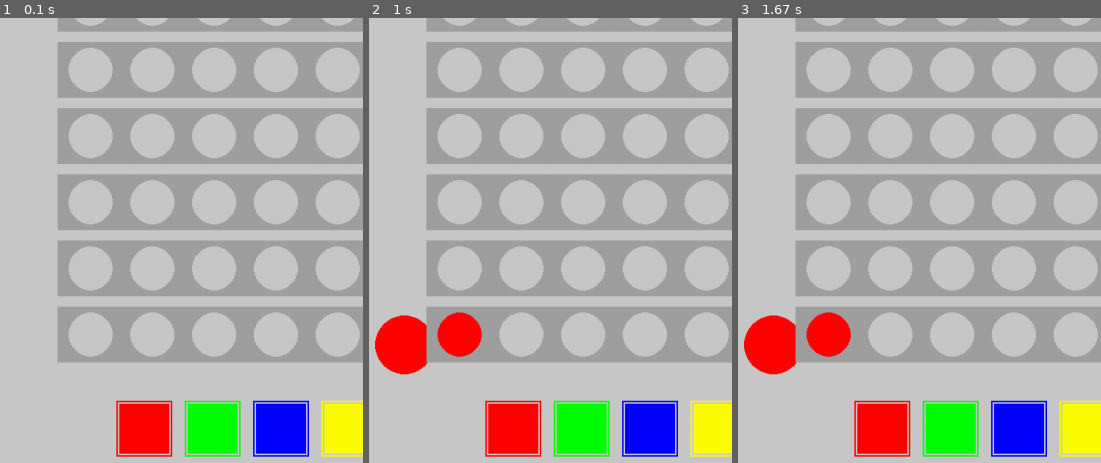
Above: before the commit, frames 1-3 (left to right).
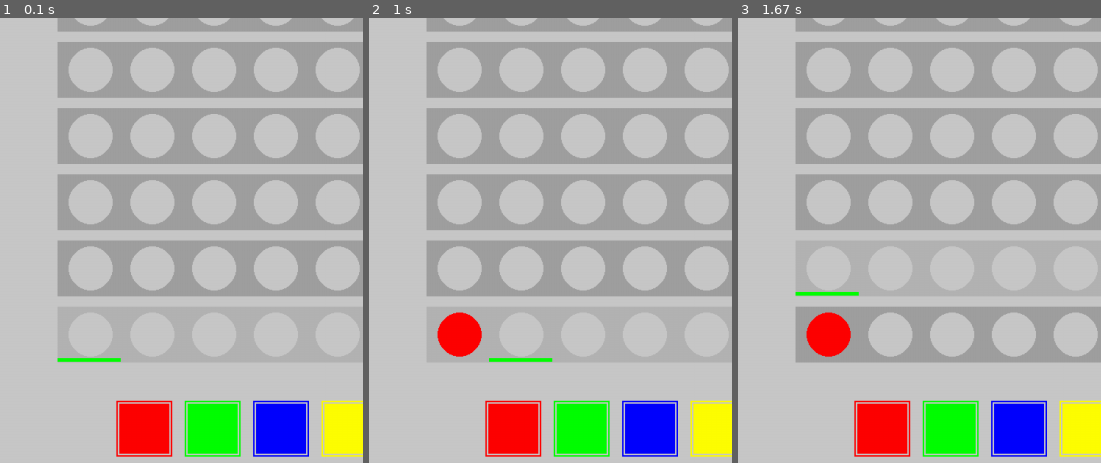
Above: after the commit, the same moments.

Repository: tomjavamiller/pygame_mm
Game: pygame game, started from draw.py
Two runs of this game, one before a commit and one after it. Both use one fixed random seed, a clock stepped at 60 frames per second and the inputs below.
Inputs (mouse positions are % of the whole screen's width and height, from its top left):
- Up to frame 1 (0.1 s): no input
- Up to frame 2 (1 s): click (12, 86) at 0.38 s; click (20, 96) at 0.72 s
- Up to frame 3 (1.67 s): press the mouse at (49, 32) at 1.03 s; move the mouse to (72, 60) at 1.13 s; release the mouse at (94, 88) at 1.27 s; press the mouse at (10, 96) at 1.37 s; move the mouse to (26, 81) at 1.47 s; release the mouse at (42, 66) at 1.6 s
The pictures show only the part of the screen within x 0-50%, y 50-100%; the shares and areas given below are measured in that part.

The runs differ from the first frame. In frame 1, 0.2% of the frame differs, in the area x 15-34%, y 76-78%; in frame 2, 1.8%; in frame 3, 1.8%, in the area x 1-34%, y 61-81%.

Commit message:
add currPos and currRow

Diff:
--- a/draw.py
+++ b/draw.py
@@ -23,8 +23,13 @@
 WINDOWWIDTH = int(640 * SIZE_MULTI)
 WINDOWHEIGHT = int(720 * SIZE_MULTI)
 boxSize = MEDIUMBOXSIZE
+MARGEN_LEFT   = 100
+MARGEN_TOP    = 20
+
 pegGAPSIZE = int(10 * SIZE_MULTI)
 pegSIZE = int(45 * SIZE_MULTI)
+ROW_SIZE = int(53 * SIZE_MULTI)
+
 EASY = 0   # arbitrary but unique value
 MEDIUM = 1 # arbitrary but unique value
 HARD = 2   # arbitrary but unique value
@@ -46,12 +51,13 @@
 BLUE     = (  0,   0, 255)
 YELLOW   = (255, 255,   0)
 ORANGE   = (255, 128,   0)
-# PURPLE = (255,   0, 255)
 PURPLE   = (138,  43, 226)
 BTGREEN  = (204, 255,   0)
 
 bgColor  = (200, 200, 200)
 rowBgColor=(160, 160, 160)
+#rowBgCSel=(160, 160, 160)
+checkColor=(180, 180, 180)
 
 pegColors = (bgColor, RED, GREEN, BLUE, YELLOW, ORANGE, PURPLE, BTGREEN, BLACK, WHITE)
 pegColorStrs = ("00", "RD", "GR", "BL", "YW", "OR", "PR", "BG", "BK", "WH")
@@ -59,8 +65,11 @@
 
 def main():
     global FPSCLOCK, DISPLAYSURF, LOGOIMAGE, SPOTIMAGE, SETTINGSIMAGE, SETTINGSBUTTONIMAGE, RESETBUTTONIMAGE, A_GUESS
-    global dummyCurrentNum
-    dummyCurrentNum = 0
+    global currRow, currPos
+
+    currRow=0
+    currPos=0
+
     A_GUESS = [0, 0, 0, 0, 0]
 
     # create the blank board
@@ -89,15 +98,20 @@
     mousey = 0
 
     DISPLAYSURF.fill(bgColor)
+    pygame.font.init()
+    font = pygame.font.Font(pygame.font.get_default_font(), 36)
+    #text_surface, rect = font.render("Hello World!", (0, 0, 0))
+
     drawBoard(theBoard)
 
     while True: # main game loop
         pegClicked = None
+        rowPosClicked = None
         resetGame = False
 
         # Draw the screen.
         # DISPLAYSURF.fill(bgColor)
-        drawpegs()
+        drawColorChoices()
 
         pygame.display.update()
         FPSCLOCK.tick(FPS)
@@ -108,6 +122,11 @@
                 mousex, mousey = event.pos
                 # check if a palette button was clicked
                 pegClicked = getColorOfPaletteAt(mousex, mousey)
+
+                # check if in current row
+                if pegClicked == None:
+                    rowPosClicked = getPossitionClicked(mousex, mousey)
+
             elif event.type == KEYDOWN:
                 # support up to 9 palette keys
                 try:
@@ -124,11 +143,9 @@
             # from accidentally clicking the same palette twice)
             lastPaletteClicked = pegClicked
 
-            drawTry(pegClicked)
-
-            theBoard[int(dummyCurrentNum/numPgPerRow)][dummyCurrentNum%numPgPerRow] = pegClicked
+            theBoard[currRow][currPos] = pegClicked
+            currPos = (currPos + 1) % numPgPerRow
             drawBoard(theBoard)
-            dummyCurrentNum = dummyCurrentNum + 1
             #A_GUESS = A_GUESS[1:len(A_GUESS)] + [pegClicked]
             #drawOneGuess([150,150], A_GUESS)
 
@@ -150,6 +167,14 @@
             #         flashBorderAnimation(BLACK, mainBoard)
             #     resetGame = True
             #     pygame.time.wait(2000) # pause so the player can suffer in their defeat
+        elif rowPosClicked != None:
+            if rowPosClicked == numPgPerRow:
+               # grade row
+               currRow += 1
+               currPos = 0
+            else:
+               currPos = rowPosClicked
+            drawBoard(theBoard)
 
         if resetGame:
             # start a new game
@@ -192,10 +217,10 @@
     """
     end = len(theBoard) - 1
     for i in range(end+1):
-       drawOneGuess([100,20 + (i*90)], theBoard[end - i]) # 0 at the bottom
-
-def drawOneGuess(pos, pegsIdx):
-    """ Draws one sequence of pegsIdx (or blank spzce)
+       drawOneGuess([MARGEN_LEFT, MARGEN_TOP + (i*ROW_SIZE)], theBoard[end - i], (end - i) == currRow) # 0 at the bottom
+
+def drawOneGuess(pos, pegsIdx, isCurrRow):
+    """ Draws one sequence of pegsIdx (or blank space)
        Print a box around ~5 pegsIdx  -------------
                                       | * * * * * |
 
@@ -208,7 +233,10 @@
     #   print(pegColorStrs[pegsIdx[i]], end=" ")
     #print(" |")
     #print("-------------------")
-    pygame.draw.rect(DISPLAYSURF, rowBgColor, [pos, [int(1.2*pegSIZE)*len(pegsIdx), pegSIZE]])
+    if isCurrRow:
+       pygame.draw.rect(DISPLAYSURF, checkColor, [pos, [int(1.2*pegSIZE)*len(pegsIdx), pegSIZE]])
+    else:
+       pygame.draw.rect(DISPLAYSURF, rowBgColor, [pos, [int(1.2*pegSIZE)*len(pegsIdx), pegSIZE]])
     pegGSize = 30
     pegGRec = [pos[0] + int(1.5*pegGSize), pos[1] + pegGSize + int(pegSIZE/2 - pegGSize)]
     for i in range(len(pegsIdx)):
@@ -216,9 +244,14 @@
            drawPeg([pegGRec[0] + i * int(2.8 * pegGSize), pegGRec[1]], bgColor, pegGSize)
         else:
            drawPeg([pegGRec[0] + i * int(2.8 * pegGSize), pegGRec[1]], pegColors[pegsIdx[i]], pegGSize)
-
-
-def drawpegs():
+        if isCurrRow and i == currPos:
+           pygame.draw.line(DISPLAYSURF, GREEN, [pos[0] + i * int(1.13*pegSIZE), pos[1] + pegSIZE -4], [pos[0] + (i + 1) * int(1.13*pegSIZE), pos[1] + pegSIZE -4], 5)
+    #draw check-button if currRow
+    pegGRec = [pos[0] + int(1.5*pegGSize), pos[1] + pegGSize + int(pegSIZE/2 - pegGSize)]
+    if isCurrRow:
+        pygame.draw.rect(DISPLAYSURF, checkColor, (pegGRec[0] + (numPgPerRow * int(1.2 * pegSIZE)), pegGRec[1] - 35, pegSIZE, pegSIZE))
+
+def drawColorChoices():
     # Draws the colors choices at the bottom of the screen.
     numPegs = len(pegColors)
     xmargin = int((WINDOWWIDTH - ((pegSIZE * numPegs) + (pegGAPSIZE * (numPegs - 1)))) / 2)
@@ -242,5 +275,18 @@
             return i
     return None # no palette exists at these x, y coordinates
 
+def getPossitionClicked(x, y):
+    #print(" clicked " +str(x)+ ","+str(y))
+    # check if x is in Row
+    top = MARGEN_TOP + ((numRows - 1 - currRow)*ROW_SIZE)
+    bottom = top + ROW_SIZE
+    #print(" top and bottom " +str(top)+ ","+str(bottom))
+    if y < bottom and y > top:
+       for i in range(numPgPerRow):
+          if x > MARGEN_LEFT + i * int(1.13*pegSIZE) and x < MARGEN_LEFT + (i+1) * int(1.13*pegSIZE):
+             return i
+       return numPgPerRow
+    return None # no palette exists at these x, y coordinates
+
 if __name__ == '__main__':
     main()
